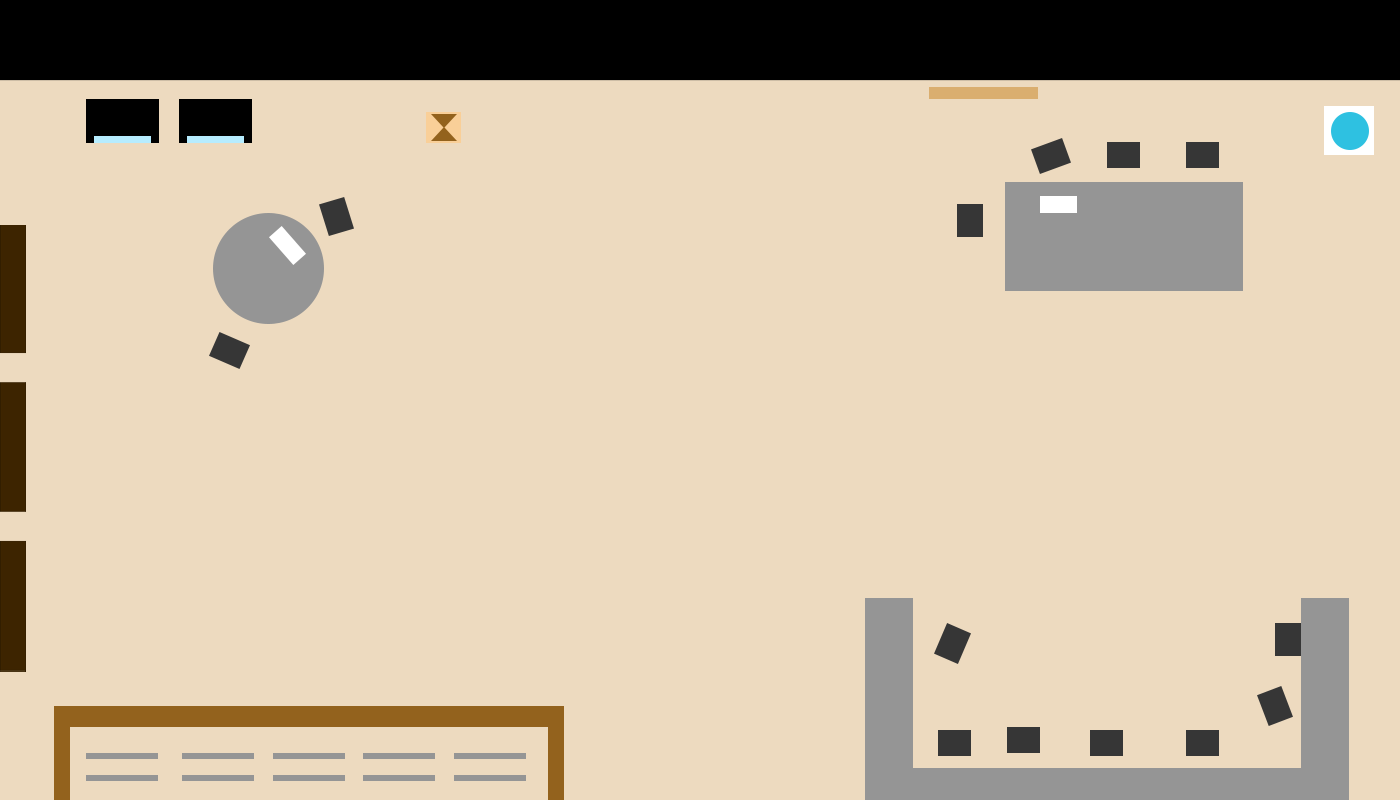
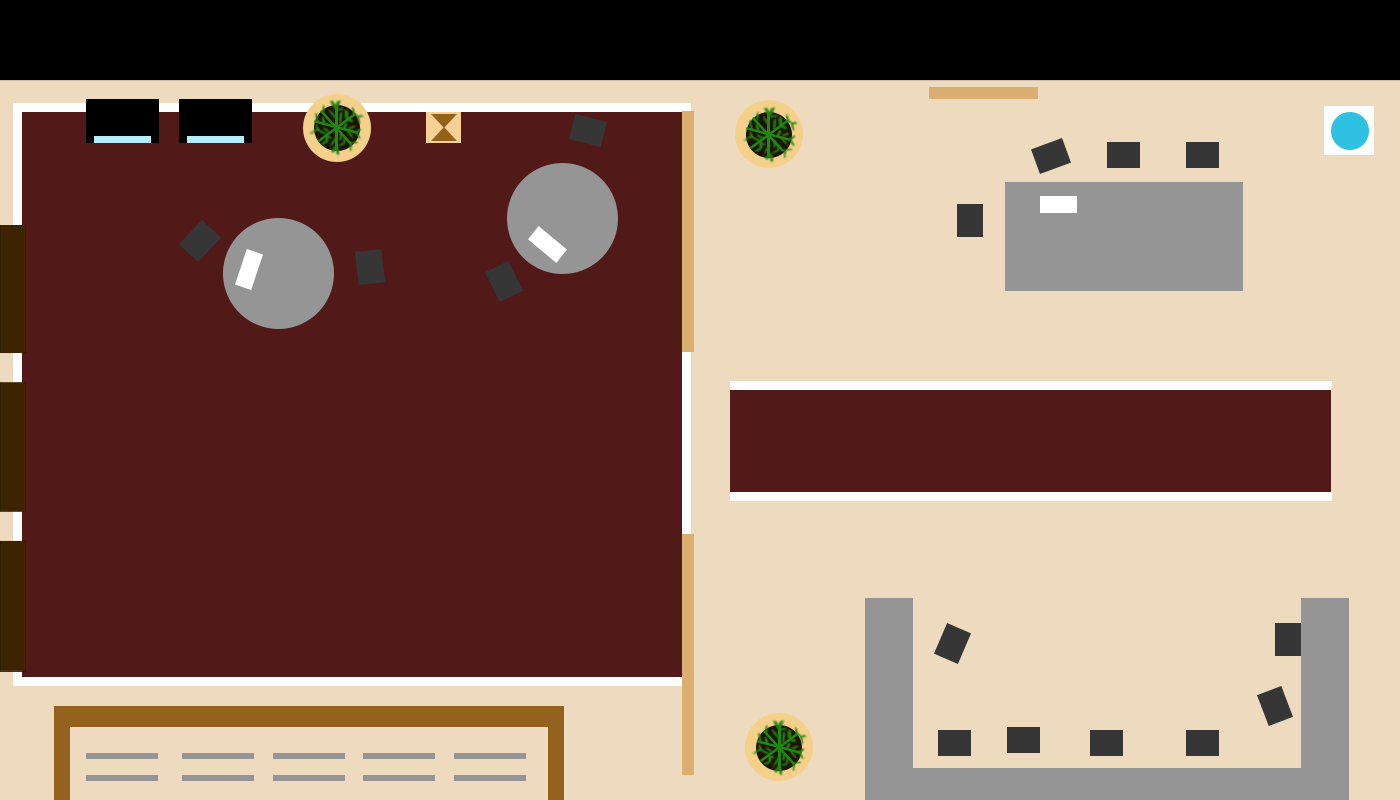
Comparing the layer stacks of the two (1400, 800) images. Changes:
added group "plants" with 27 layers above "banners" over box(303, 94, 813, 781)
added group "plant copy" with 8 layers in group "plants" over box(735, 100, 803, 168)
added layer "Ellipse 5" (1st of 3, in "plants" › "plant copy") in group "plant copy" over box(735, 100, 803, 168)
added group "plant copy 2" with 8 layers in group "plants" over box(745, 713, 813, 781)
showed "Rectangle 11 copy 3", painted on it over box(266, 303, 694, 775)
added group "round table copy" with 4 layers in group "Tables" over box(485, 114, 618, 302)
added layer "Ellipse 1" (1st of 2, in "Tables" › "round table copy") in group "round table copy" over box(507, 163, 618, 274)
painted on "Ellipse 1" (2nd of 2, in "Tables" › "round table") over box(213, 213, 334, 329)
painted on "Rectangle 7 copy 4" (3rd of 4, in "Tables" › "round table") over box(179, 197, 354, 262)
painted on "Rectangle 7 copy 4" (4th of 4, in "Tables" › "round table") over box(209, 249, 385, 369)
added group "carpet copy" with 3 layers above "carpet" over box(730, 381, 1332, 501)
added layer "Rectangle 10 copy 4" in group "carpet copy" over box(730, 492, 1332, 501)
added layer "Rectangle 10 copy" (1st of 2, in "carpet copy") in group "carpet copy" over box(730, 381, 1332, 390)
added layer "Rectangle 10" (1st of 2, in "carpet copy") in group "carpet copy" over box(730, 381, 1331, 501)
showed group "carpet" (5 layers), moved it above "Layer 1" over box(13, 103, 1206, 686)
added layer "Rectangle 10 copy 3" in group "carpet" over box(13, 109, 22, 684)
added layer "Rectangle 10 copy 2" (1st of 2, in "carpet") in group "carpet" over box(682, 103, 691, 682)
painted on "Rectangle 10 copy 2" (2nd of 2, in "carpet") over box(13, 474, 1206, 686)
painted on "Rectangle 10 copy" (2nd of 2, in "carpet") over box(13, 103, 1206, 385)
painted on "Rectangle 10" (2nd of 2, in "carpet") over box(13, 106, 1206, 686)
…and 29 more changes (28 added, 1 painted)
